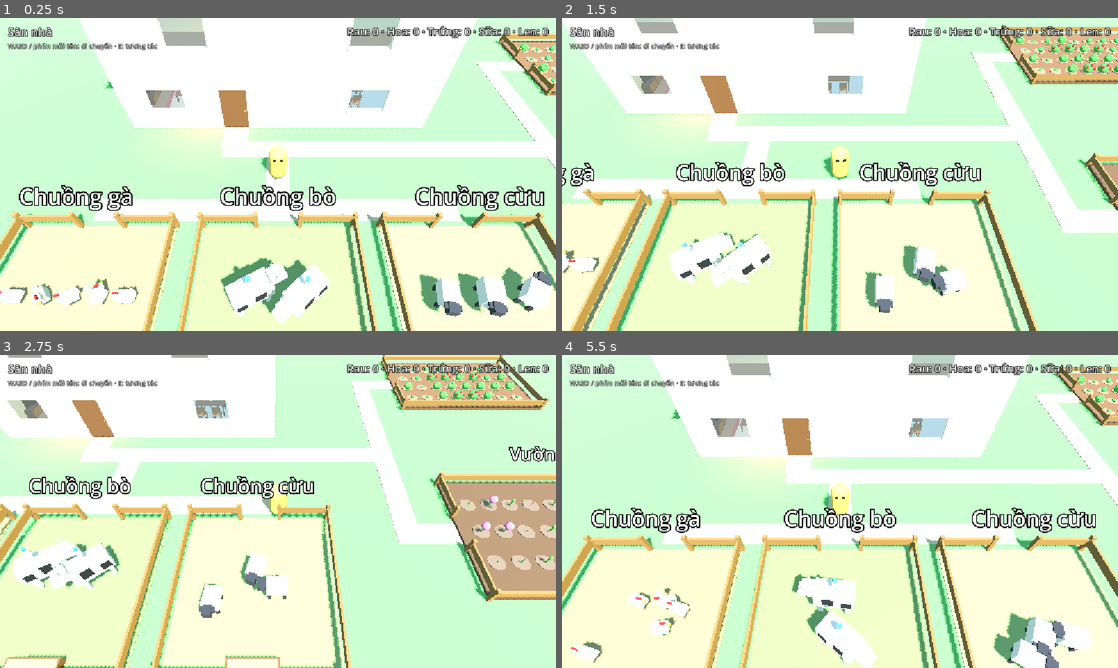
Above: before the commit, frames 1-4 (two rows, left to right).
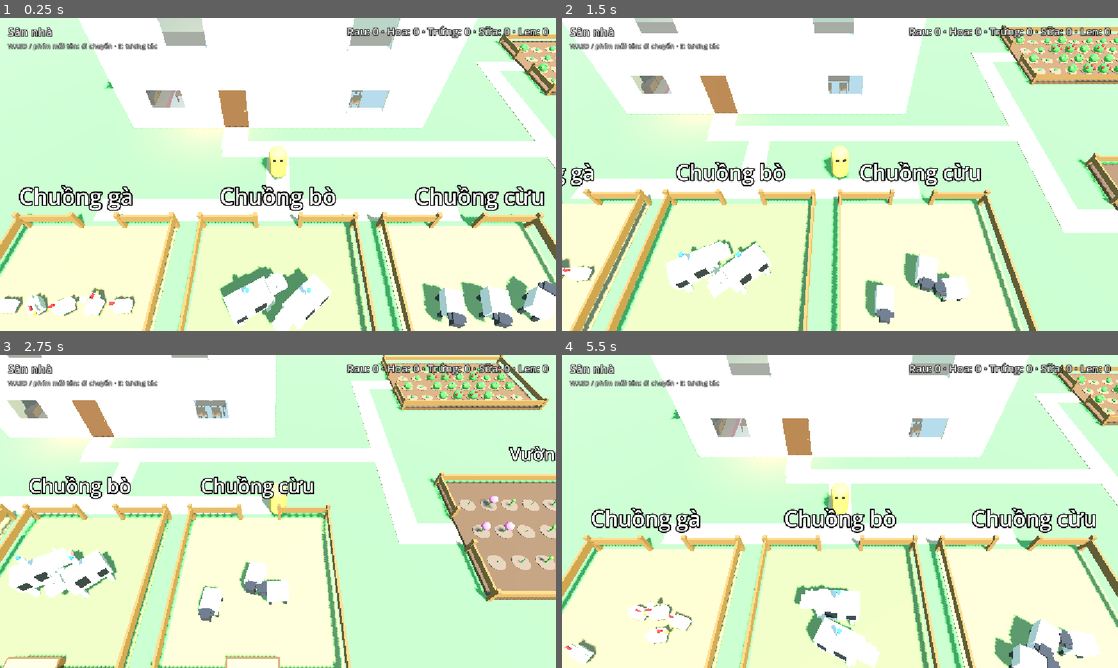
Above: after the commit, the same moments.

Repository: NguyenvantuanT/game-test
Game: Godot game, scene res://scenes/world.tscn
Same seed, same stepped clock (60 frames per second), same inputs: the game is played once before the commit and once after it.
Inputs:
- Up to frame 1 (0.25 s): no input
- Up to frame 2 (1.5 s): hold D (move_right) 0.53-1.28 s; hold E (interact) 0.53-1.28 s; hold S (move_down) from 1.28 s (still down); tap E (interact) at 1.35 s
- Up to frame 3 (2.75 s): release S (move_down) at 2.03 s; hold D (move_right) from 2.03 s (still down); hold E (interact) from 2.03 s (still down)
- Up to frame 4 (5.5 s): release D (move_right) at 2.78 s; release E (interact) at 2.78 s; hold W (move_up) 2.78-3.53 s; tap E (interact) at 2.85, 4.35 s; hold E (interact) 3.53-4.28 s; hold A (move_left) 3.53-5.03 s; hold S (move_down) from 5.03 s (still down); hold E (interact) from 5.03 s (still down)

The runs differ from the first frame. In frame 1, 6.2% of the frame differs, in the area x 0-100%, y 76-100%; in frame 2, 3.4%; in frame 3, 2.3%; in frame 4, 4.1%.

Commit message:
fix: áp dụng góp ý review khu chăn nuôi; đóng plan
- Animal: velocity theo hướng global của chuồng, giới hạn kẹt theo quãng đường,
  chỉ process sau setup()
- Pen: chừa lối trước cổng, size tối thiểu 3x4
- TD-3 thêm Animal; plan sang completed (evaluator đạt hết)

Co-Authored-By: Claude Opus 5.5 <noreply@anthropic.com>

Diff:
--- a/scripts/animal.gd
+++ b/scripts/animal.gd
@@ -23,7 +23,7 @@
 const LAYER: int = 1  ## world: Player bị con vật chặn.
 const MASK: int = 1 | 2  ## rào, con khác, Player.
 const ARRIVE_DISTANCE: float = 0.15
-const STUCK_TIME: float = 4.0
+const STUCK_SLACK: float = 1.5  ## Giây dư so với thời gian đi tới đích, quá thì coi là kẹt.
 const REST_TIME: Vector2 = Vector2(1.0, 3.5)
 const EAT_TIME: float = 2.0  ## Đứng yên ăn sau khi được cho ăn.
 const TURN_SPEED: float = 8.0
@@ -49,6 +49,7 @@
 var _target: Vector3 = Vector3.ZERO
 var _rest_left: float = 0.0
 var _walk_time: float = 0.0
+var _walk_limit: float = 0.0
 var _model: Node3D = null
 var _wool: Node3D = null
 var _product: Node3D = null
@@ -56,9 +57,9 @@
 
 
 func _ready() -> void:
-	var running := not Engine.is_editor_hint()
-	set_process(running)
-	set_physics_process(running)
+	# Chỉ chạy sau `setup()` (đã có hình) và không chạy trong editor.
+	set_process(false)
+	set_physics_process(false)
 
 
 ## Dựng hình + chọn trạng thái ban đầu ngẫu nhiên (theo `seed_value`, lặp lại được).
@@ -100,6 +101,8 @@
 		var reach := body + Vector3(0.4, 0.2, 0.4)
 		_interactable = Interactable.create(self, reach, Vector3(0.0, reach.y / 2.0, 0.0), "")
 		_interactable.interacted.connect(interact)
+		set_process(true)
+		set_physics_process(true)
 	_refresh()
 
 
@@ -115,13 +118,15 @@
 		return
 	var to_target := _target - position
 	to_target.y = 0.0
-	if to_target.length() < ARRIVE_DISTANCE or _walk_time > STUCK_TIME:
+	if to_target.length() < ARRIVE_DISTANCE or _walk_time > _walk_limit:
 		_rest_left = _rng.randf_range(REST_TIME.x, REST_TIME.y)
 		_pick_target()
 		return
 	_walk_time += delta
 	var direction := to_target.normalized()
-	velocity = direction * SPEED[kind]
+	# `direction` ở toạ độ của chuồng; velocity cần hướng global (chuồng có thể bị xoay).
+	var pen_basis := (get_parent() as Node3D).global_basis
+	velocity = pen_basis * direction * SPEED[kind]
 	move_and_slide()
 	# Kẹp trong chuồng: bị đẩy / xoay cũng không lọt ra cổng.
 	position = Vector3(
@@ -183,6 +188,7 @@
 		0.0,
 		_rng.randf_range(bounds.position.y, bounds.end.y)
 	)
+	_walk_limit = position.distance_to(_target) / SPEED[kind] + STUCK_SLACK
 
 
 func _refresh() -> void:
--- a/scripts/pen.gd
+++ b/scripts/pen.gd
@@ -9,13 +9,15 @@
 const FLOOR_HEIGHT: float = 0.03
 const TRIGGER_HEIGHT: float = 2.5
 const WALL_MARGIN: float = 0.3  ## Khoảng con vật cách rào.
+const GATE_CLEARANCE: float = 0.6  ## Chừa thêm trước cổng (-Z) để con vật không chắn lối.
+const MIN_SIZE: Vector2 = Vector2(3.0, 4.0)
 const TROUGH_SIZE: Vector3 = Vector3(1.6, 0.3, 0.4)
 const TROUGH_COLOR: Color = Color(0.45, 0.3, 0.16)
 const HAY_COLOR: Color = Color(0.9, 0.78, 0.35)
 
 @export var size: Vector2 = Vector2(5.5, 6.0):
 	set(value):
-		size = value
+		size = value.max(MIN_SIZE)
 		_rebuild()
 @export var animal_kind: Animal.Kind = Animal.Kind.CHICKEN:
 	set(value):
@@ -99,12 +101,12 @@
 	var body := Animal.BODY_SIZE[animal_kind]
 	var reach := maxf(body.x, body.z) / 2.0 + WALL_MARGIN
 	var half := size / 2.0
-	# Chừa chỗ máng ăn ở phía +Z.
+	# Chừa lối trước cổng (-Z) và chỗ máng ăn (+Z).
 	var bounds := Rect2(
 		-half.x + reach,
-		-half.y + reach,
+		-half.y + reach + GATE_CLEARANCE,
 		size.x - reach * 2.0,
-		size.y - reach * 2.0 - TROUGH_SIZE.z * 2.0
+		size.y - reach * 2.0 - GATE_CLEARANCE - TROUGH_SIZE.z * 2.0
 	)
 	var base_seed := hash(display_name)
 	for i in animal_count:
Not shown, removed: docs/exec-plans/active/2026-11-05-livestock.md
Not shown, added: docs/exec-plans/completed/2026-11-05-livestock.md
Not shown, changed: docs/tech-debt-tracker.md
